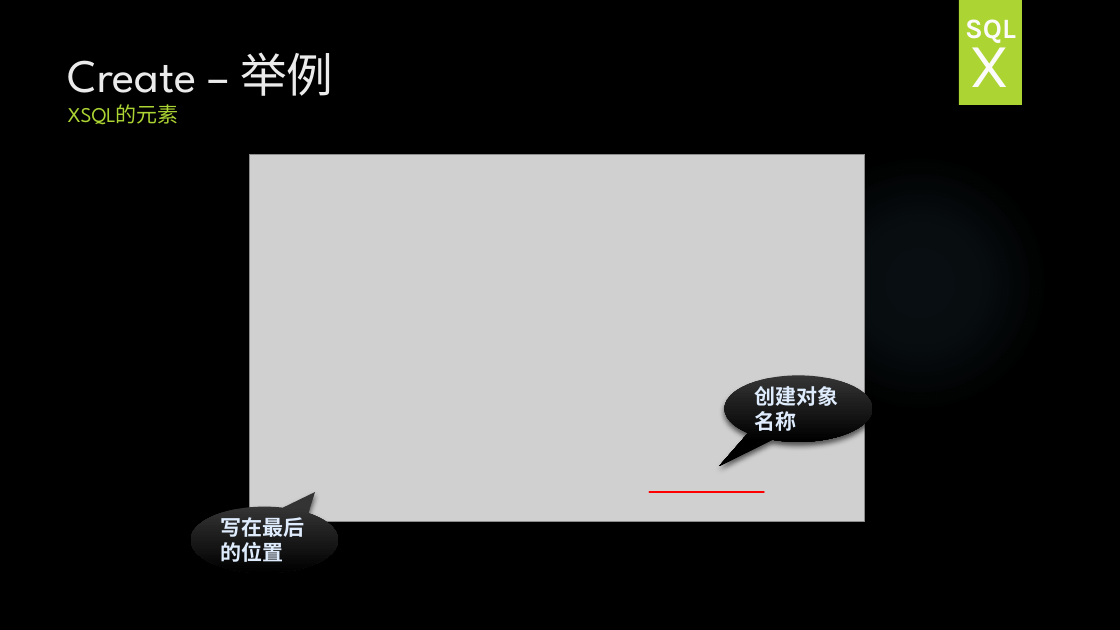
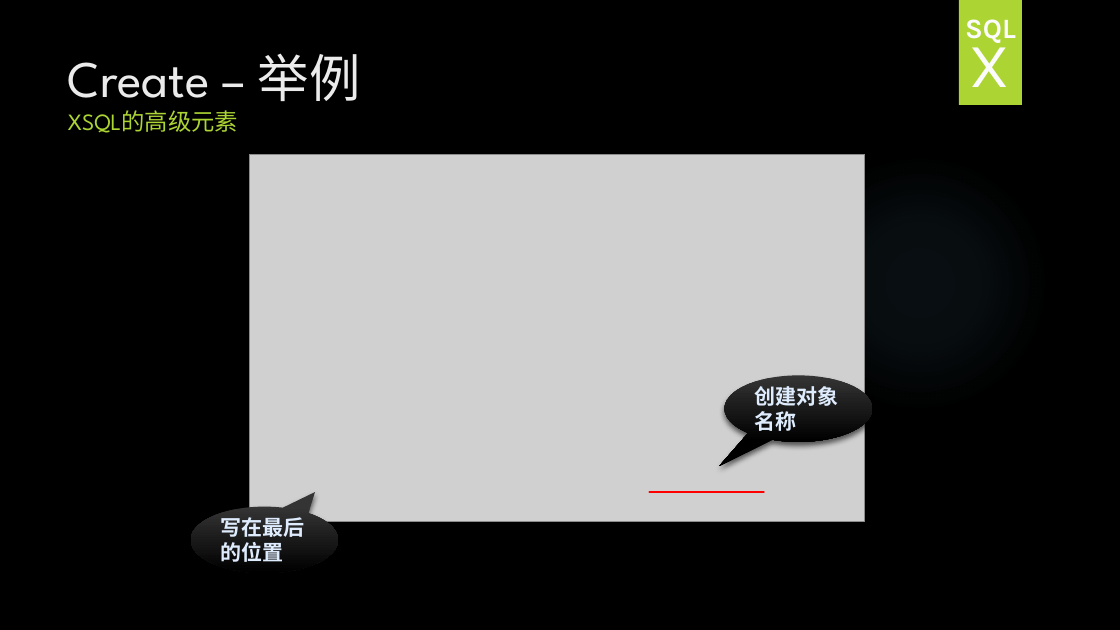
Before and after one commit to HY-ZhengWei/hy.common.XJava, a slide deck: slide 30 of doc/XSQL技术交流.pptx. Drawn at 1120x630 pixels with LibreOffice and Linux fonts; fonts in the diff are those of the drawing; grey boxes stand for pictures; background and template pictures are left out. Boxes give left, top, right and bottom in pixels: in the first picture for what was removed or moved away, otherwise in the second. Text is boxed around its words. In the diff, an @@ line names an element or a change of style, - is before the commit and + after.

```diff
--- a/doc/XSQL技术交流.pptx
+++ b/doc/XSQL技术交流.pptx
@@ title at (x1=68, y1=53, x2=361, y2=133): text changed; size 40 to 44 pt @@
-Create – 举例
-XSQL的元素
+Create – 举例
+XSQL的高级元素
```
Also in this commit, not shown: 3 other slides changed, 10 slides added.
